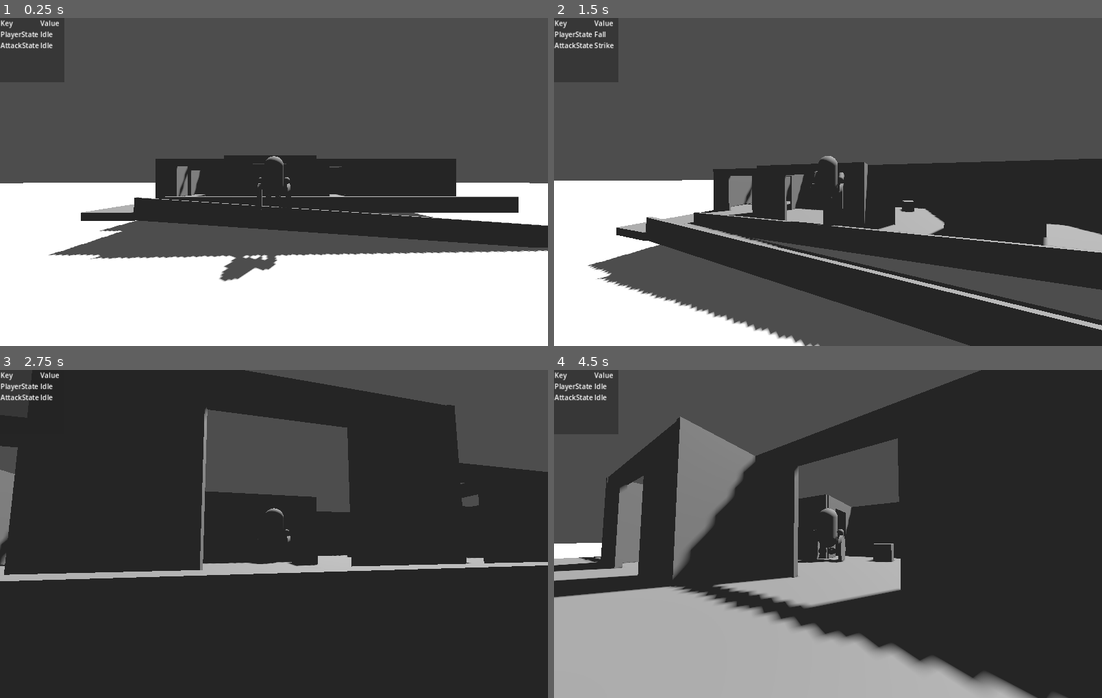
Above: before the commit, frames 1-4 (two rows, left to right).
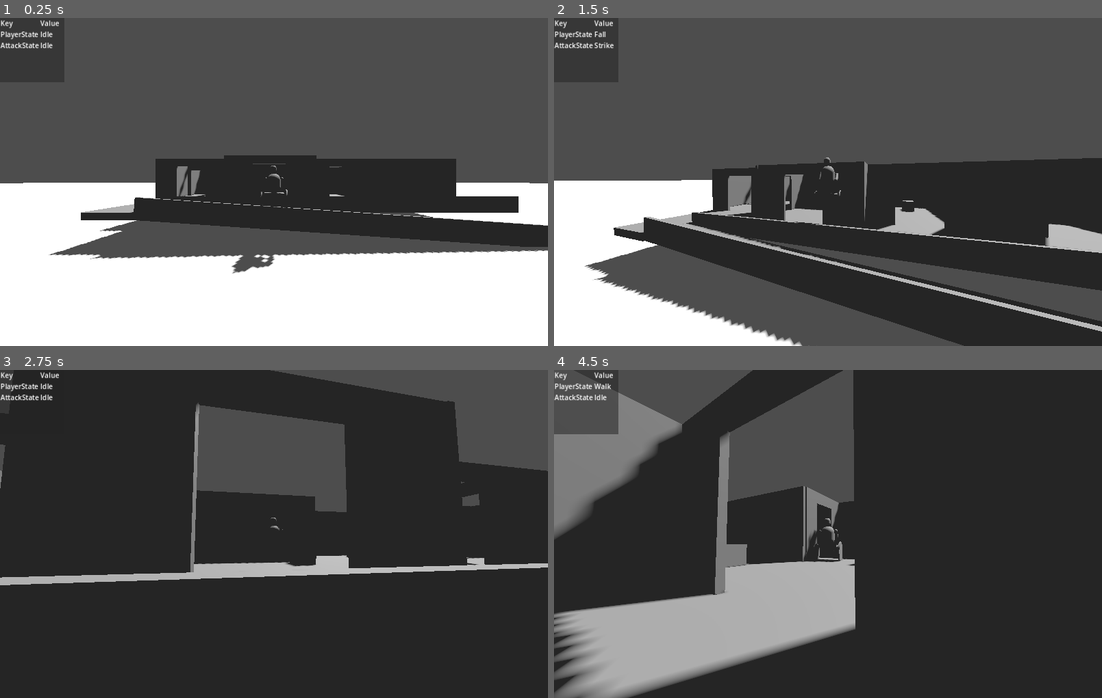
Above: after the commit, the same moments.

Repository: ee0pdt/godot-tps-test
Game: Godot game, scene res://main.tscn
Same seed, same stepped clock (60 frames per second), same inputs: the game is played once before the commit and once after it.
Inputs (mouse positions are in pixels of both pictures, inside the frame that each line leads up to):
- Up to frame 1 (0.25 s): no input
- Up to frame 2 (1.5 s): move the mouse to (855, 182) at 0.52 s; hold Up (forward) from 0.53 s (still down); tap E (interact) at 0.6 s; tap Space (jump) at 0.77 s; move the mouse to (800, 182) at 1.27 s; click (800, 182) at 1.35 s
- Up to frame 3 (2.75 s): keep holding Up (forward); tap Space (jump) at 1.52 s; tap E (interact) at 1.55, 2.1 s; move the mouse to (284, 527) at 2.02 s
- Up to frame 4 (4.5 s): keep holding Up (forward); move the mouse to (822, 540) at 2.77 s; tap E (interact) at 2.85, 3.8, 4.35 s; tap Space (jump) at 3.02, 3.77 s; move the mouse to (866, 537) at 3.52 s; click (866, 537) at 3.6 s; move the mouse to (784, 530) at 4.27 s

The runs differ from the first frame. In frame 1, 0.9% of the frame differs, in the area x 8-100%, y 42-81%; in frame 2, 2.4%; in frame 3, 4.0%; in frame 4, 35%, in the area x 0-94%, y 0-100%.

Commit message:
Better player size

Diff:
--- a/player/player.gd
+++ b/player/player.gd
@@ -47,6 +47,7 @@
 		if carried_object:
 			carried_object.freeze = false
 			carried_object = null
+			carried_object.collision_mask = 1
 		elif high_carry_ray.get_collider():
 			_check_carryable(high_carry_ray.get_collider())
 		elif low_carry_ray.get_collider():
@@ -57,9 +58,9 @@
 func _check_carryable(target: Node3D):
 	if target.is_in_group("carryable"):
 		carried_object = target
-		#carried_object.freeze_mode = RigidBody3D.FREEZE_MODE_KINEMATIC
+		carried_object.freeze_mode = RigidBody3D.FREEZE_MODE_STATIC
 		carried_object.freeze = true
-		#carried_object.collision_mask = 0
+		carried_object.collision_mask = 0
 
 
 func _physics_process(delta: float) -> void:
--- a/player/player.tscn
+++ b/player/player.tscn
@@ -16,23 +16,23 @@
 [ext_resource type="Script" path="res://player/attack_states/guard.gd" id="13_50kn5"]
 
 [sub_resource type="CapsuleShape3D" id="CapsuleShape3D_1gp7c"]
-radius = 0.44892
+radius = 0.395853
 height = 1.38195
 
 [sub_resource type="CapsuleMesh" id="CapsuleMesh_0y156"]
-radius = 0.3
-height = 1.2
+radius = 0.2
+height = 0.6
 
 [sub_resource type="CapsuleMesh" id="CapsuleMesh_shgaf"]
 radius = 0.1
-height = 0.4
+height = 0.25
 
 [sub_resource type="CapsuleMesh" id="CapsuleMesh_bwp2g"]
-radius = 0.1
-height = 0.4
+radius = 0.05
+height = 0.2
 
 [sub_resource type="CapsuleMesh" id="CapsuleMesh_kptsj"]
-radius = 0.1
+radius = 0.05
 height = 0.4
 
 [sub_resource type="Animation" id="Animation_3xa8e"]
@@ -90,10 +90,10 @@
 tracks/0/interp = 1
 tracks/0/loop_wrap = true
 tracks/0/keys = {
-"times": PackedFloat32Array(0, 1.03333, 1.96667),
-"transitions": PackedFloat32Array(1, 1, 1),
-"update": 0,
-"values": [Vector3(0, 0, 0), Vector3(0, -0.0514057, 0), Vector3(0, 0, 0)]
+"times": PackedFloat32Array(0, 0.0001, 0.0002, 1.0323, 1.9647),
+"transitions": PackedFloat32Array(1, 1, 1, 1, 1),
+"update": 0,
+"values": [Vector3(0, 0, 0), Vector3(-8.0958e-17, -0.232113, -1.03671e-06), Vector3(-8.07493e-17, -0.231515, -1.03403e-06), Vector3(-6.78564e-17, -0.245956, -8.68936e-07), Vector3(-7.67736e-17, -0.220116, -9.83121e-07)]
 }
 tracks/1/type = "value"
 tracks/1/imported = false
@@ -221,10 +221,10 @@
 tracks/0/interp = 1
 tracks/0/loop_wrap = true
 tracks/0/keys = {
-"times": PackedFloat32Array(0),
-"transitions": PackedFloat32Array(1),
-"update": 0,
-"values": [Vector3(0, 0, 0)]
+"times": PackedFloat32Array(0, 0.0001),
+"transitions": PackedFloat32Array(1, 1),
+"update": 0,
+"values": [Vector3(2.08165e-12, -0.05, 2.08165e-12), Vector3(-8.42424e-17, -0.24153, -1.07876e-06)]
 }
 tracks/1/type = "value"
 tracks/1/imported = false
@@ -334,10 +334,10 @@
 tracks/0/interp = 1
 tracks/0/loop_wrap = true
 tracks/0/keys = {
-"times": PackedFloat32Array(),
-"transitions": PackedFloat32Array(),
-"update": 0,
-"values": []
+"times": PackedFloat32Array(0),
+"transitions": PackedFloat32Array(1),
+"update": 0,
+"values": [Vector3(2.08158e-12, -0.255862, -9.19458e-07)]
 }
 tracks/1/type = "value"
 tracks/1/imported = false
@@ -358,10 +358,10 @@
 tracks/2/interp = 1
 tracks/2/loop_wrap = true
 tracks/2/keys = {
-"times": PackedFloat32Array(0, 0.2997, 0.5994),
-"transitions": PackedFloat32Array(1, 1, 1),
-"update": 0,
-"values": [Vector3(0.121783, -0.706605, 0.184788), Vector3(0.121783, -0.706605, -0.215218), Vector3(0.121783, -0.706605, 0.184788)]
+"times": PackedFloat32Array(),
+"transitions": PackedFloat32Array(),
+"update": 0,
+"values": []
 }
 tracks/3/type = "value"
 tracks/3/imported = false
@@ -370,10 +370,10 @@
 tracks/3/interp = 1
 tracks/3/loop_wrap = true
 tracks/3/keys = {
-"times": PackedFloat32Array(0, 0.2997, 0.5994),
-"transitions": PackedFloat32Array(1, 1, 1),
-"update": 0,
-"values": [Vector3(-0.176197, -0.706605, -0.223774), Vector3(-0.176197, -0.706605, 0.13992), Vector3(-0.176197, -0.706605, -0.223774)]
+"times": PackedFloat32Array(),
+"transitions": PackedFloat32Array(),
+"update": 0,
+"values": []
 }
 tracks/4/type = "value"
 tracks/4/imported = false
@@ -465,11 +465,12 @@
 transform = Transform3D(1, -3.48789e-16, 3.48787e-16, 3.48787e-16, 1, 4.46638e-06, -3.48789e-16, -4.46638e-06, 1, 0, 0.191844, 0)
 
 [node name="Body" type="MeshInstance3D" parent="Mesh"]
+transform = Transform3D(1, 0, 0, 0, 1, 0, 0, 0, 1, 2.08165e-12, -0.05, 2.08165e-12)
 mesh = SubResource("CapsuleMesh_0y156")
 skeleton = NodePath("../../..")
 
 [node name="Eyes" type="MeshInstance3D" parent="Mesh/Body"]
-transform = Transform3D(-4.37114e-08, -1, 4.37114e-08, -1.5246e-23, -4.37114e-08, -1, 1, -4.37114e-08, 1.91069e-15, -0.0195807, 0.2746, -0.283713)
+transform = Transform3D(4.46638e-06, -2.05541e-13, -1, -4.42267e-06, 1, -1.99589e-11, 1, 4.42267e-06, 4.46638e-06, -0.0195807, 0.426138, 0.0110488)
 mesh = SubResource("CapsuleMesh_shgaf")
 
 [node name="Foot_r" type="MeshInstance3D" parent="Mesh"]
@@ -486,7 +487,7 @@
 transform = Transform3D(1, 0, 0, 0, 1, 0, 0, 0, 1, 0.301416, -0.119023, 0)
 
 [node name="Arm_r" type="MeshInstance3D" parent="Mesh/Arm_r_origin"]
-transform = Transform3D(1, -1.06581e-14, 4.65882e-22, 0, -4.37114e-08, -1, 1.06581e-14, 1, -4.37114e-08, 0.078548, -0.00783116, -0.126722)
+transform = Transform3D(1, -1.06581e-14, 4.74906e-22, 6.7036e-22, -7.86374e-08, -1, 1.06581e-14, 1, -9.50531e-08, -0.0535103, -0.00783116, -0.126722)
 mesh = SubResource("CapsuleMesh_kptsj")
 skeleton = NodePath("../../Body")
 
@@ -498,7 +499,7 @@
 transform = Transform3D(1, -3.48787e-16, 3.48787e-16, 3.48787e-16, 1, -3.48787e-16, -3.48787e-16, 3.48787e-16, 1, -0.376654, -0.119023, 0)
 
 [node name="Arm_l" type="MeshInstance3D" parent="Mesh/Arm_l_origin"]
-transform = Transform3D(1, -1.06581e-14, 4.65882e-22, 0, -4.37114e-08, -1, 1.06581e-14, 1, -4.37114e-08, -0.00777361, -0.00783116, -0.126722)
+transform = Transform3D(1, -1.06581e-14, 4.68222e-22, 2.34598e-22, -3.60271e-08, -1, 1.06581e-14, 1, -2.06807e-08, 0.131527, -0.00783116, -0.126722)
 mesh = SubResource("CapsuleMesh_kptsj")
 skeleton = NodePath("../../Body")
 
@@ -507,16 +508,20 @@
 transform = Transform3D(1, -3.48787e-16, -3.48787e-16, 3.48787e-16, 1, 0, 3.48787e-16, 0, 1, -0.00922793, -0.150333, 0)
 
 [node name="Wheel" type="CSGCylinder3D" parent="Mesh"]
-transform = Transform3D(-5.56205e-08, 1, 4.46638e-06, -1, -5.95933e-08, -4.46638e-06, -4.46638e-06, -4.46638e-06, 1, 0.428016, -0.640736, -2.86177e-06)
-radius = 0.409696
-height = 0.0889229
+transform = Transform3D(-5.56205e-08, 1, 4.46638e-06, -1, -5.95933e-08, -4.46638e-06, -4.46638e-06, -4.46638e-06, 1, 0.37946, -0.71768, -3.20543e-06)
+radius = 0.29
+height = 0.04
 sides = 16
 
 [node name="Wheel2" type="CSGCylinder3D" parent="Mesh"]
-transform = Transform3D(-5.56205e-08, 1, 4.46638e-06, -1, -5.95933e-08, -4.46638e-06, -4.46638e-06, -4.46638e-06, 1, -0.426923, -0.640736, -2.86177e-06)
-radius = 0.409696
-height = 0.0889229
+transform = Transform3D(-5.56205e-08, 1, 4.46638e-06, -1, -5.95933e-08, -4.46638e-06, -4.46638e-06, -4.46638e-06, 1, -0.367118, -0.75705, -3.38127e-06)
+radius = 0.28
+height = 0.04
 sides = 16
+
+[node name="CSGBox3D" type="CSGBox3D" parent="Mesh"]
+transform = Transform3D(1, -3.89485e-24, 0, -3.89485e-24, 1, 0, 0, 0, 1, 0.00814819, -0.549954, 0.00744282)
+size = Vector3(0.6, 0.047, 0.594)
 
 [node name="AnimationPlayer" type="AnimationPlayer" parent="."]
 libraries = {
@@ -614,7 +619,7 @@
 fov = 90.0
 
 [node name="CarryPosition" type="Node3D" parent="."]
-transform = Transform3D(1, 0, -1.5246e-23, -1.5246e-23, -4.37114e-08, -1, 0, 1, -4.37114e-08, 0, 0, -0.834998)
+transform = Transform3D(1, 0, -1.5246e-23, -1.5246e-23, -4.37114e-08, -1, 0, 1, -4.37114e-08, 0, 0, -0.807862)
 
 [node name="LowCarryRay" type="RayCast3D" parent="."]
 transform = Transform3D(1, 0, -1.5246e-23, -1.5246e-23, -4.37114e-08, -1, 0, 1, -4.37114e-08, 0, -0.470109, 0)
